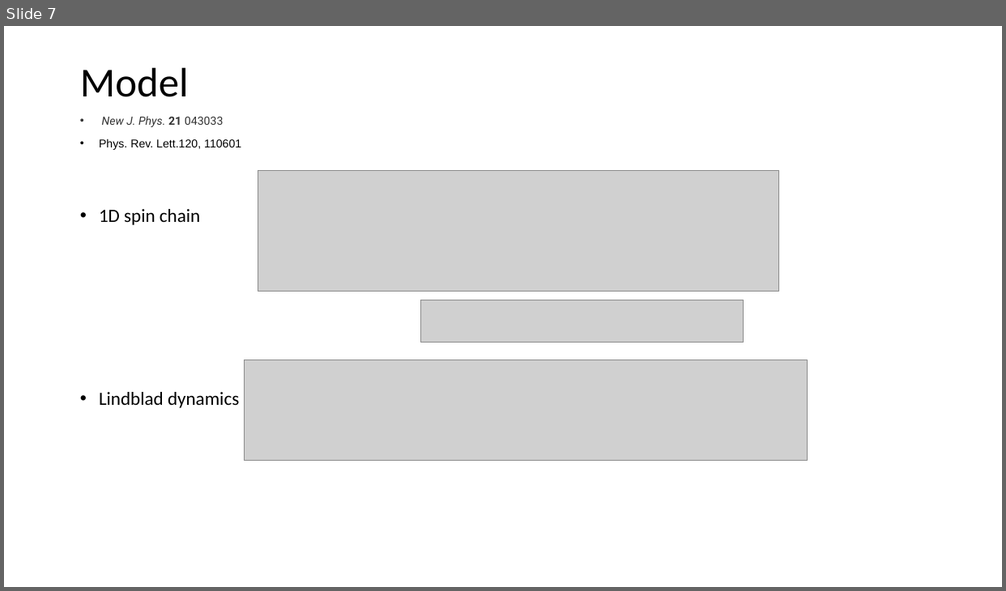
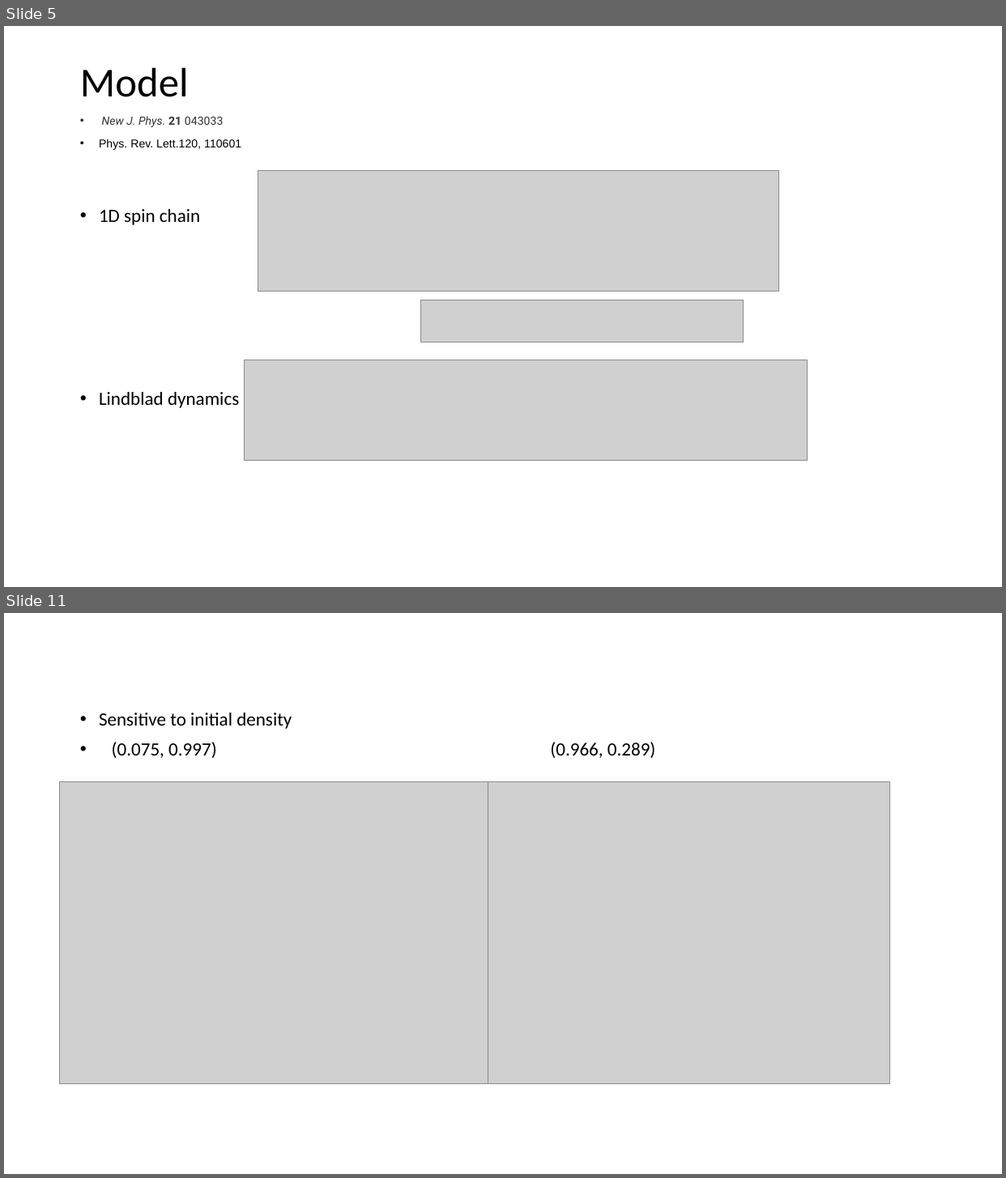
Before and after one commit to westlike666/Lindblad, a slide deck: Dissipative dynamics of spins in Rydberg molecular gas.pptx. Shown one above the other, each under a label of ours: slide 7 before the commit, slides 5 and 11 after it; the slides between them are not shown. The pictures are 1006x591 and 1006x1178 pixels, drawn with LibreOffice and Linux fonts; fonts in the diff are those of the drawing; grey boxes stand for pictures. Boxes give left, top, right and bottom in pixels: in the first picture for what was removed or moved away, otherwise in the second. Text is boxed around its words. In the diff, an @@ line names an element or a change of style, - is before the commit and + after.

```diff
--- a/Dissipative dynamics of spins in Rydberg molecular gas.pptx
+++ b/Dissipative dynamics of spins in Rydberg molecular gas.pptx
@@ slide 11 added at box(4, 613, 1002, 1174), background #FFFFFF @@
@@ text added at box(99, 713, 656, 758), 18 pt, text #000000 @@
+• Sensitive to initial density
+• (0.075, 0.997) (0.966, 0.289)
@@ picture added at box(59, 781, 488, 1084) @@
@@ picture added at box(475, 781, 889, 1084) @@
@@ what was slide 7 is now slide 5 @@
```
Also in this commit, not shown: 1 slide changed, 4 other slides added, 1 slide removed.
